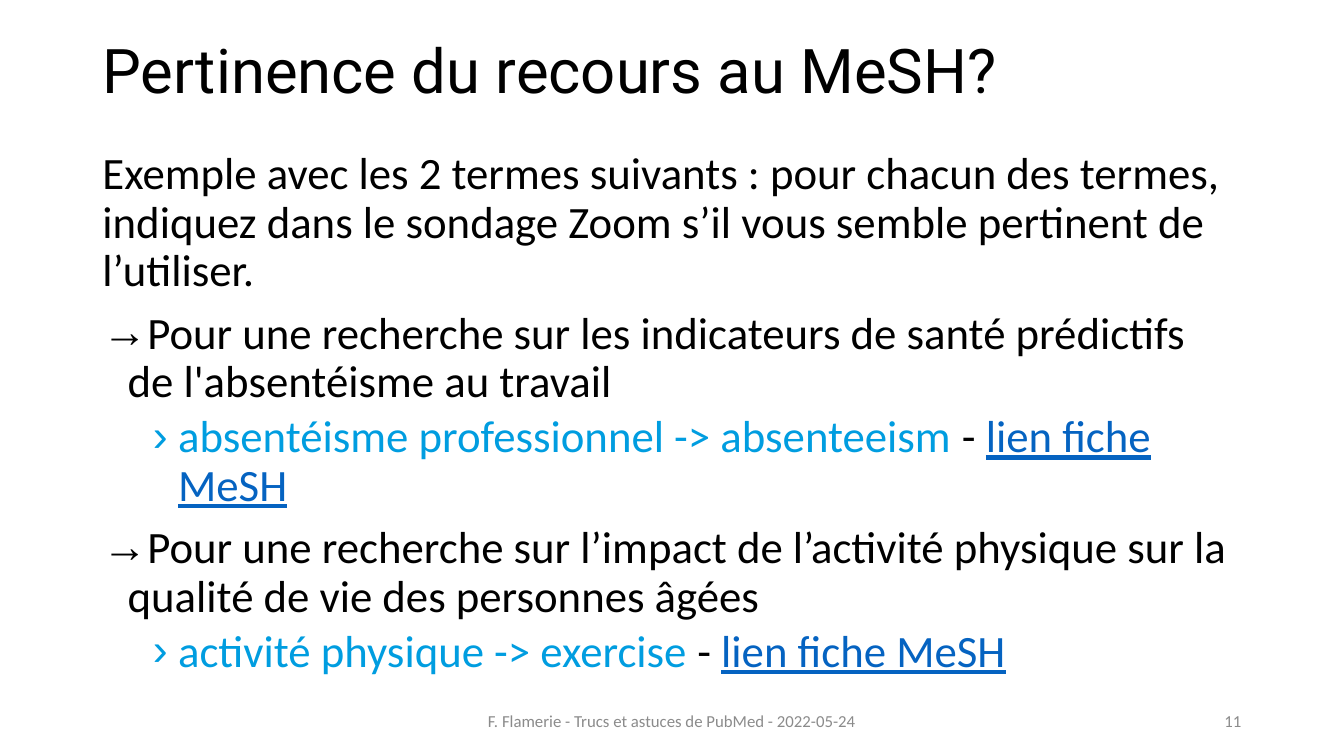
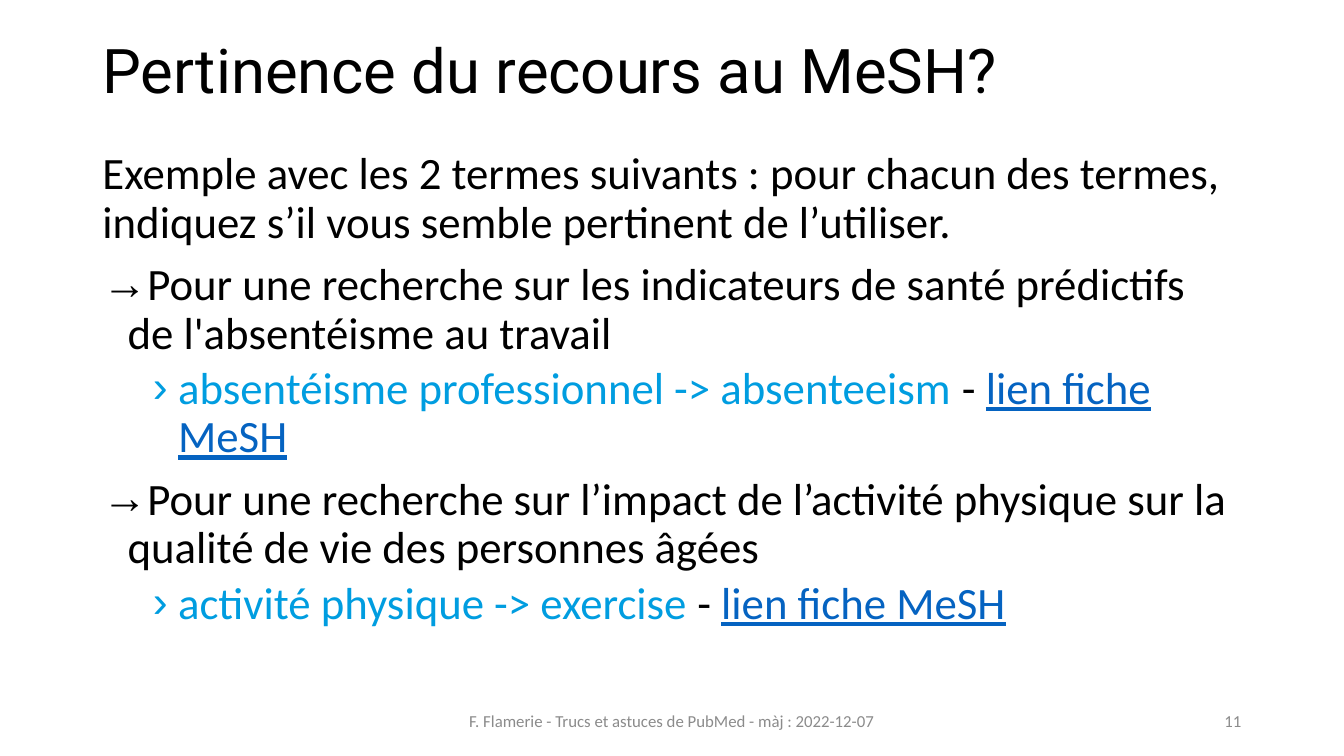
Before and after one commit to fflamerie/formbiblio, a slide deck: slide 11 of docs/module1-2_pubmed.pptx. Drawn at 1344x756 pixels with LibreOffice and Linux fonts; fonts in the diff are those of the drawing. Boxes give left, top, right and bottom in pixels: in the first picture for what was removed or moved away, otherwise in the second. Text is boxed around its words. In the diff, an @@ line names an element or a change of style, - is before the commit and + after.

```diff
--- a/docs/module1-2_pubmed.pptx
+++ b/docs/module1-2_pubmed.pptx
@@ text at (102,158,1219,246): text changed @@
-Exemple avec les 2 termes suivants : pour chacun des termes, indiquez dans le sondage Zoom s’il vous semble pertinent de l’utiliser.
+Exemple avec les 2 termes suivants : pour chacun des termes, indiquez s’il vous semble pertinent de l’utiliser.
@@ text at (469,715,874,730): text changed @@
-F. Flamerie - Trucs et astuces de PubMed - 2022-05-24
+F. Flamerie - Trucs et astuces de PubMed - màj : 2022-12-07
```
Also in this commit, not shown: 32 other slides changed, 2 slides added, 1 other file.
